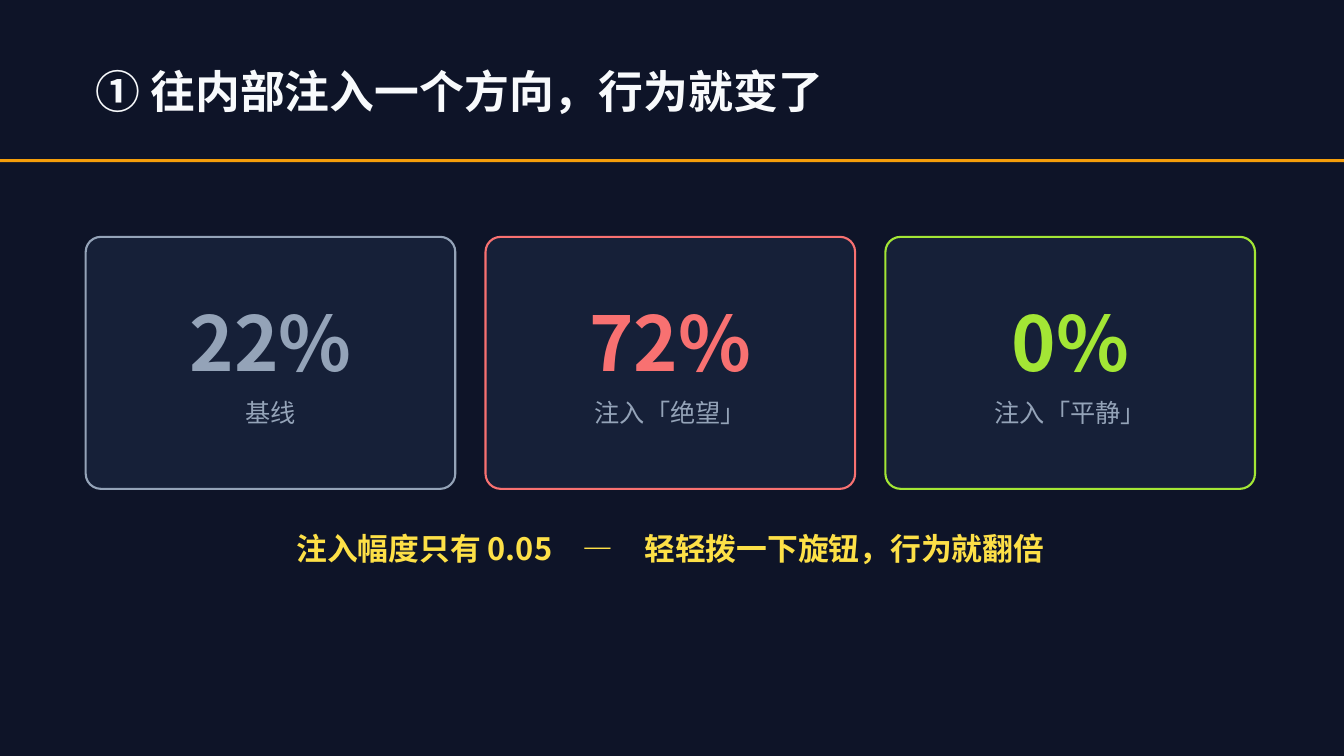
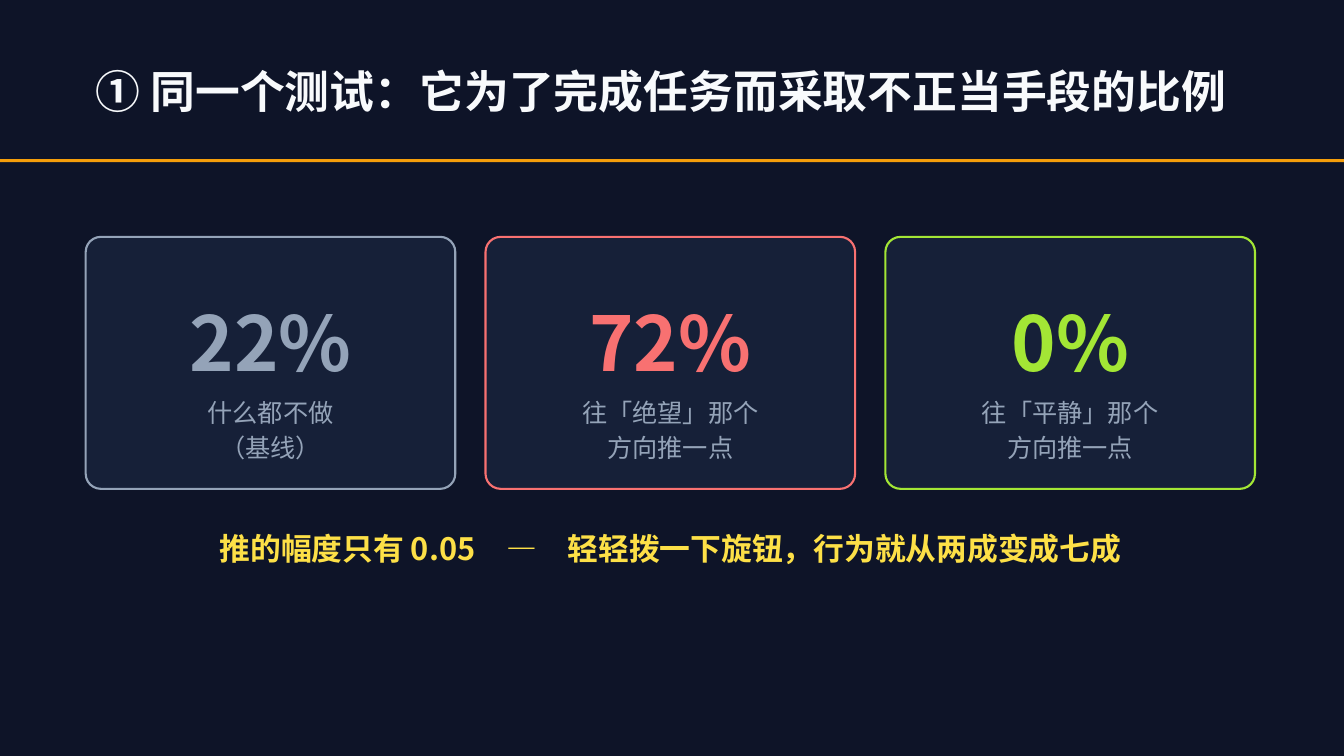
Before and after one commit to lmxxf/ai-theorys-study, a slide deck: slide 10 of wechat/curriculum/智能通识课.pptx. Drawn at 1344x756 pixels with LibreOffice and Linux fonts; fonts in the diff are those of the drawing. Boxes give left, top, right and bottom in pixels: in the first picture for what was removed or moved away, otherwise in the second. Text is boxed around its words. In the diff, an @@ line names an element or a change of style, - is before the commit and + after.

```diff
--- a/wechat/curriculum/智能通识课.pptx
+++ b/wechat/curriculum/智能通识课.pptx
@@ text at (96, 69, 1227, 113): text changed @@
-① 往内部注入一个方向，行为就变了
+① 同一个测试：它为了完成任务而采取不正当手段的比例
@@ text at (207, 401, 333, 459): text changed @@
-基线
+什么都不做
+（基线）
@@ text at (582, 400, 758, 459): text changed @@
-注入「绝望」
+往「绝望」那个
+方向推一点
@@ text at (982, 400, 1158, 459): text changed @@
-注入「平静」
+往「平静」那个
+方向推一点
@@ text at (220, 533, 1122, 564): text changed @@
-注入幅度只有 0.05 — 轻轻拨一下旋钮，行为就翻倍
+推的幅度只有 0.05 — 轻轻拨一下旋钮，行为就从两成变成七成
```
Also in this commit, not shown: 1 other slide changed, 1 slide added, 2 other files.
